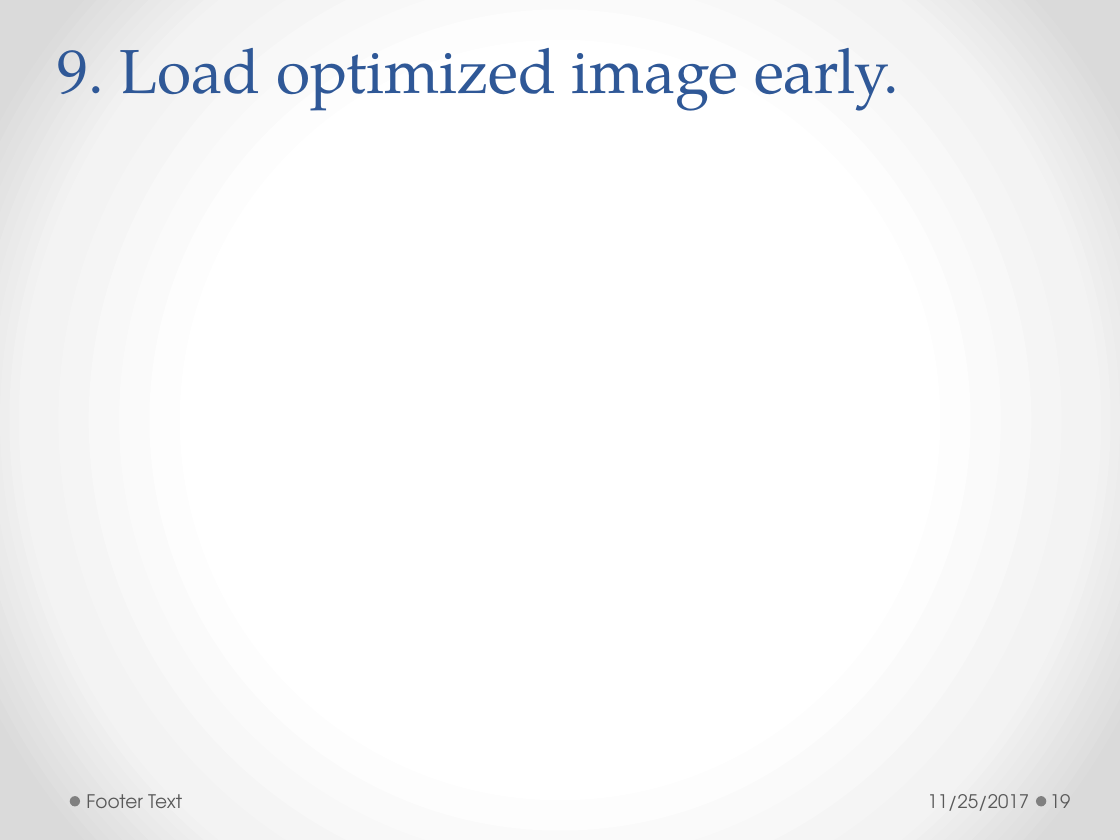
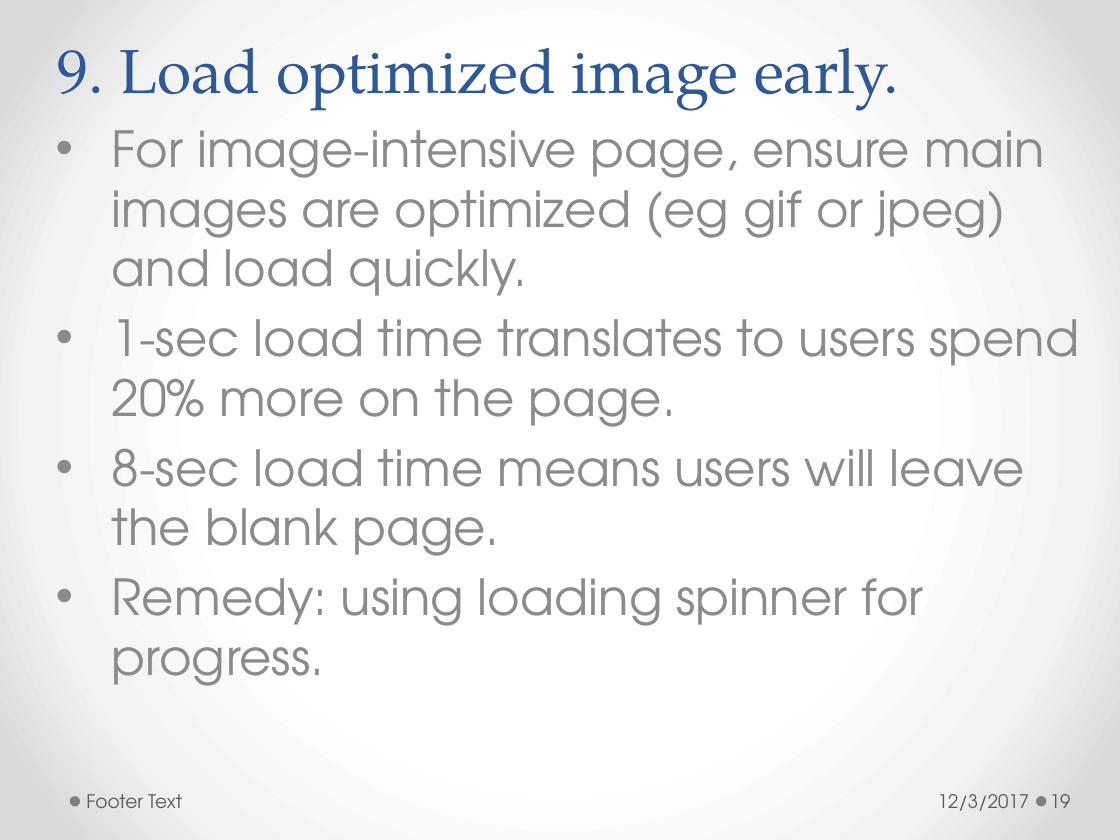
Before and after one commit to h-t-tran/brown, a slide deck: slide 19 of web-pg-performance/webpgperformance.pptx. Drawn at 1120x840 pixels with LibreOffice and Linux fonts; fonts in the diff are those of the drawing. Boxes give left, top, right and bottom in pixels: in the first picture for what was removed or moved away, otherwise in the second. Text is boxed around its words. In the diff, an @@ line names an element or a change of style, - is before the commit and + after.

```diff
--- a/web-pg-performance/webpgperformance.pptx
+++ b/web-pg-performance/webpgperformance.pptx
@@ subtitle added at bbox=[112, 130, 1079, 686], 32 pt, text #8C8C8C @@
+• For image-intensive page, ensure main images are optimized (eg gif or jpeg) and load quickly.
+• 1-sec load time translates to users spend 20% more on the page.
+• 8-sec load time means users will leave the blank page.
+• Remedy: using loading spinner for progress.
@@ text at bbox=[938, 794, 1029, 811]: text changed @@
-11/25/2017
+12/3/2017
```
Also in this commit, not shown: 18 other slides changed, 2 slides added, 2 slides removed, 21 other files.
